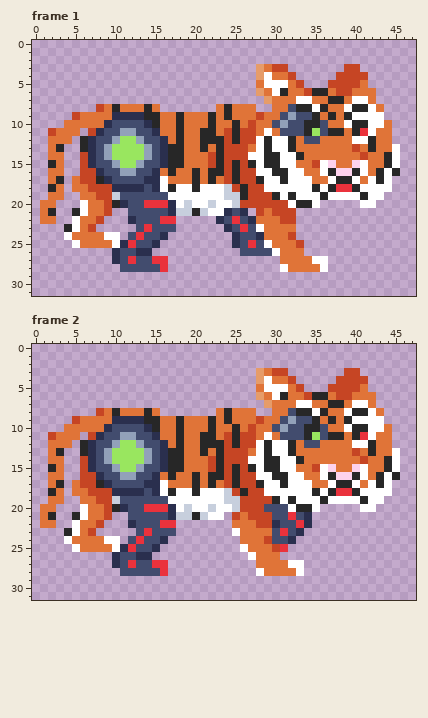
Pixel-art file, stored at images/AseSource/Tigerobot/tigerobotWalk.aseprite. The picture above is the old version.
48x32 pixels, 3 frames. Shown: frame 1, frame 2. The commit also changed other frames, which this record leaves out.
The result:
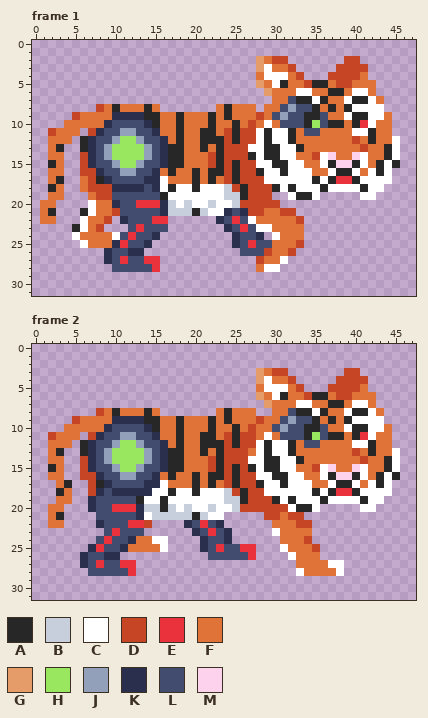
Palette (. is transparent): A #272727  B #c7cfdd  C #ffffff  D #c64524  E #ea323c  F #e07438  G #e69c69  H #99e65f  J #92a1b9  K #2a2f4e  L #424c6e  M #fdd2ed
The edit:
Changed rows in their new state; - is an unchanged pixel.
Frame 1:
first column x 4:
 2 ------------------------GFDD-------DD-----
 3 -------------------------CFFD-----D--D----
 4 ------------------------F-CCFD---D---F----
 5 ------------------------GF-A-FDAAF--F-F---
 6 ------------------------.GFF-CCFFAAFCC----
 7 -------------------------.--LAACAFFCAACF--
 8 -------------------------F-LJLLAFA-ACC-C--
 9 --------------------------LJL-A-LF-CAA--F-
10 -------------------------CFL---H-AAF-E-F--
11 ------------------------CACCAFLLFFF-CCA---
12 ------------------------------FF----DF---C
13 -----------------------C--A-CA------FDF-A-
14 -----------------------A-----F-DCM--MC----
15 -----------------------D-C-A-C-F-AMMA--ACA
16 ------------------------A-C---C-FCAACFC--.
17 -.F---------------------D--C---ACAEEAC-C--
18 -.-----------------------DA-A--CACCCCA--.-
19 --.---L-----A-------------..CAA-.....C-.--
20 --.C-FKL-E--KB-------------.....-----..---
21 -.AC-FDL----KB---------D--F---------------
22 -.C-FD-KL--E-.---------C---FFD------------
23 .ACFD---LEL--.-----------C---F------------
24 .C---F-LEL-K.------------.C-FF------------
25 -.C---KEL-K.-------------L----------------
26 -----KL-K-.--------------DF-D.------------
27 -----KLEL-E-.-----------DFFC.....---------
28 ------L----E.-----------FCC......---------
Frame 2:
first column x 1:
17 -.FA..--------------------------------
18 -.AF..-KL----KC-----------------------
19 -.-F-.KLLL--ACCA---------A------------
20 .-F--.KLLEEEKBBAB-----------DDD-------
21 .FA-...LLLL-KCBBB-------....-DFDD.----
22 .-F-...KLLLEED...-KLELK-.....FFFDD----
23 ---....-LELL-....--KLELK.....CFFFF----
24 ---....LELLKFFCC----KLLK-.....FFFD----
25 ----..KELL-FFFFC----KLELLEE...CFFFD---
26 -----KLLK-....-------LLLLLE...-CFFF---
27 -----KLELLE-....-----------.....FFFFCC
28 ------LLLL-E....-----------.....-FFFFC
Where, in picture pixels (left, top, right, bottom), the same in both pictures:
changed: (248, 56, 400, 272)
changed: (64, 176, 176, 272)
changed: (40, 480, 344, 576)
